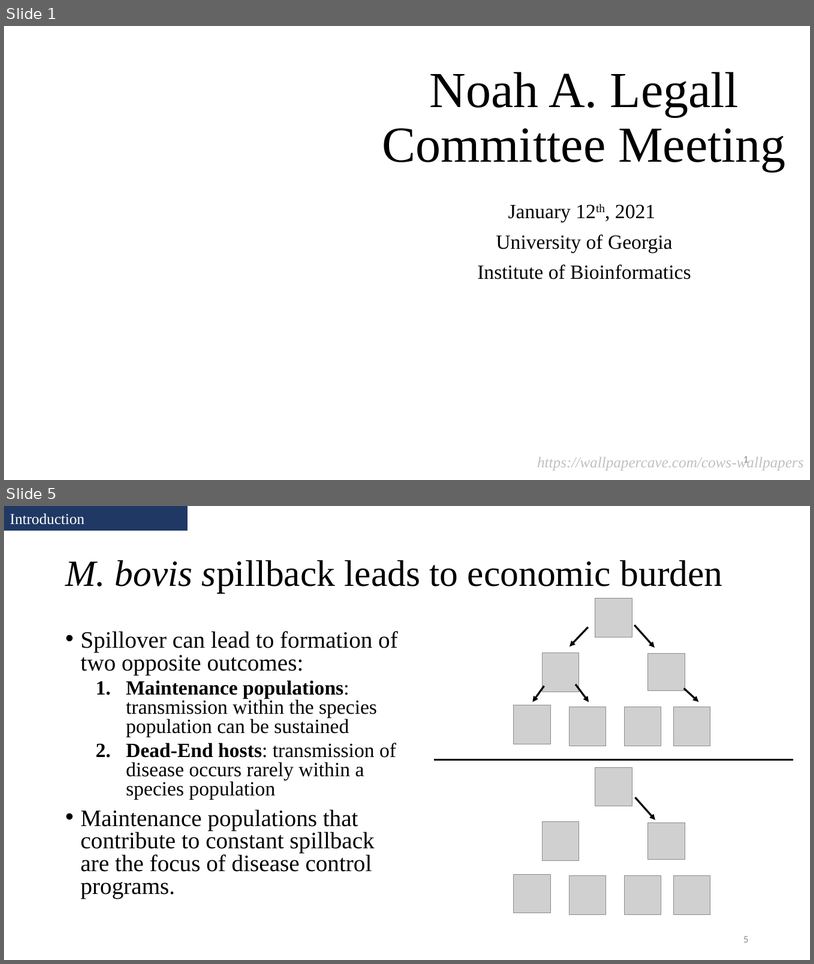
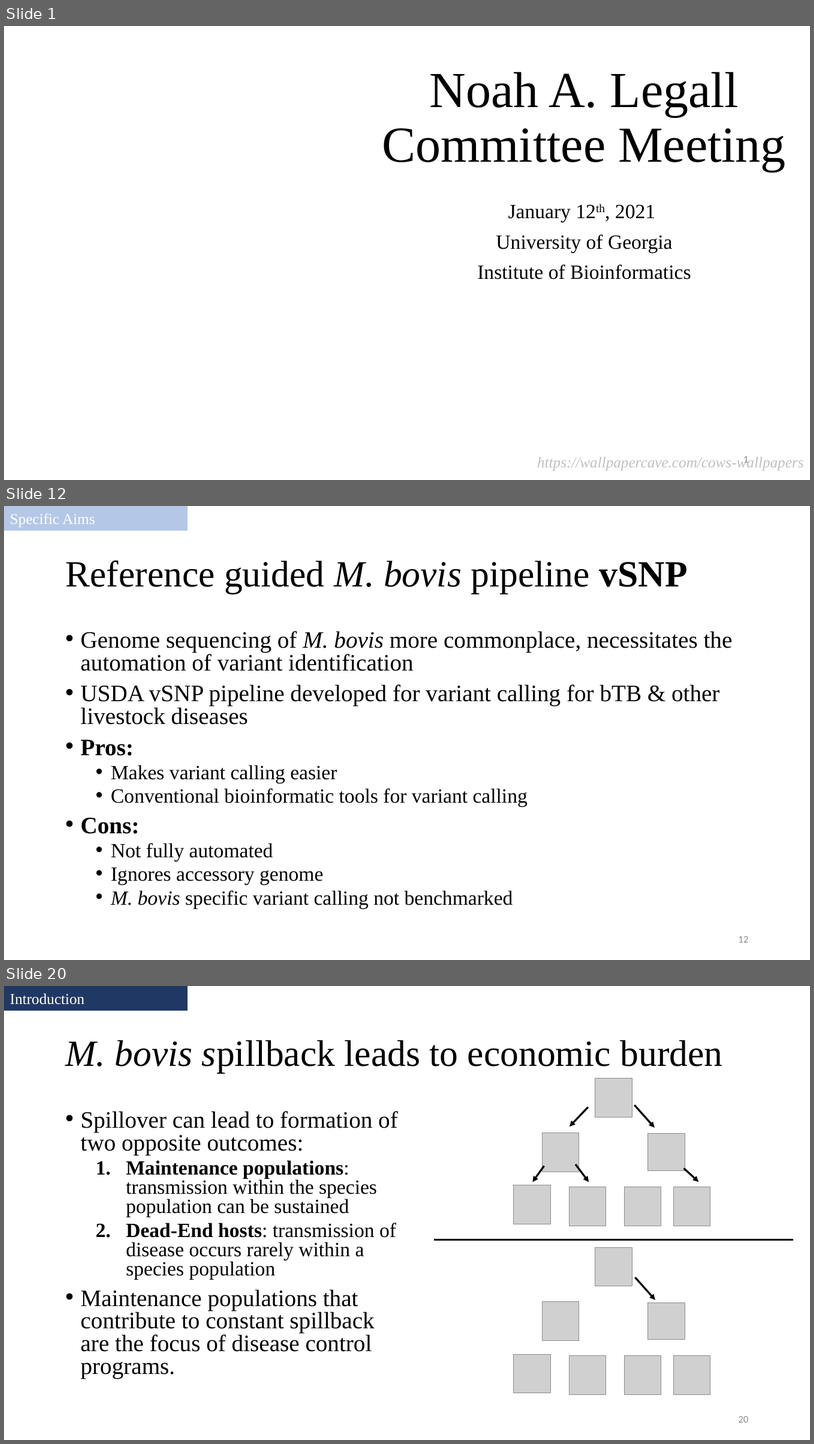
Before and after one commit to salvadorlab/Bovis-PangenomeOfReservoirs, a slide deck: Resources/2021_committeemeeting.pptx. Shown one above the other, each under a label of ours: slides 1 and 5 before the commit, slides 1, 12 and 20 after it; the slides between them are not shown. The pictures are 814x964 and 814x1444 pixels, drawn with LibreOffice and Linux fonts; fonts in the diff are those of the drawing; grey boxes stand for pictures; background and template pictures are left out. Boxes give left, top, right and bottom in pixels: in the first picture for what was removed or moved away, otherwise in the second. Text is boxed around its words. In the diff, an @@ line names an element or a change of style, - is before the commit and + after.

```diff
--- a/Resources/2021_committeemeeting.pptx
+++ b/Resources/2021_committeemeeting.pptx
@@ slide 12 added at [4, 506, 810, 960], background #FFFFFF @@
@@ rectangle added at [4, 506, 188, 530], fill #B4C7E7, outline #B4C7E7 1 pt, 18 pt, text #FFFFFF @@
+Specific Aims
@@ title added at [65, 560, 688, 593], 44 pt, text #000000 @@
+Reference guided M. bovis pipeline vSNP
@@ text added at [81, 631, 733, 908], 28 pt, text #000000 @@
+• Genome sequencing of M. bovis more commonplace, necessitates the automation of variant identification
+• USDA vSNP pipeline developed for variant calling for bTB & other livestock diseases
+• Pros:
+  • Makes variant calling easier
+  • Conventional bioinformatic tools for variant calling
+• Cons:
+  • Not fully automated
+  • Ignores accessory genome
+  • M. bovis specific variant calling not benchmarked
@@ page number added at [738, 936, 749, 942], 12 pt, text #8C8C8C @@
+12
@@ what was slide 5 is now slide 20 @@
@@ page number at [738, 1416, 749, 1422]: text changed @@
-5
+20
```
Also in this commit, not shown: 9 slides changed, 14 other slides added, 1 slide removed.
